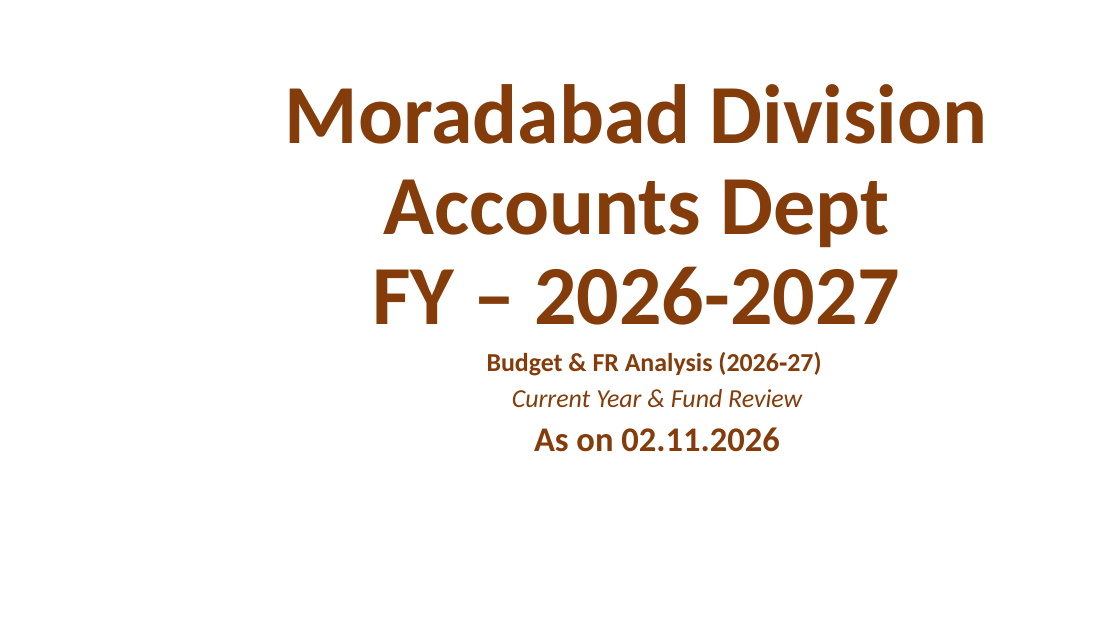
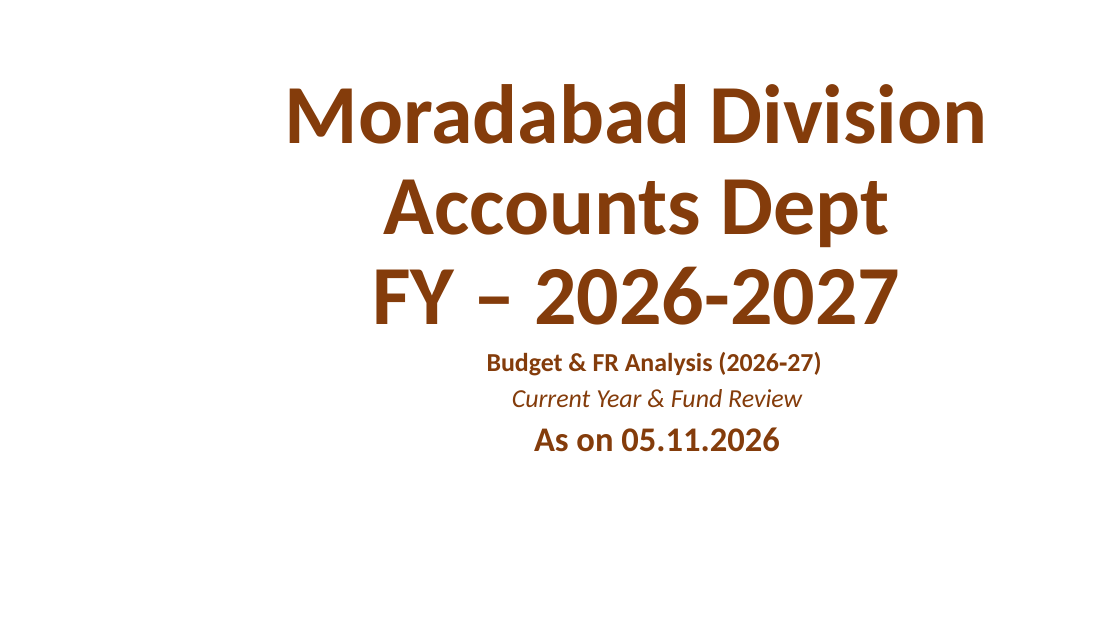
Before and after one commit to girishtiwari007/MB-BUDGET, a slide deck: slide 1 of exports/Moradabad_Division_DRM_PPT_With_Yearly_Comparison.pptx. Drawn at 1120x630 pixels with LibreOffice and Linux fonts; fonts in the diff are those of the drawing. Boxes give left, top, right and bottom in pixels: in the first picture for what was removed or moved away, otherwise in the second. Text is boxed around its words. In the diff, an @@ line names an element or a change of style, - is before the commit and + after.

```diff
--- a/exports/Moradabad_Division_DRM_PPT_With_Yearly_Comparison.pptx
+++ b/exports/Moradabad_Division_DRM_PPT_With_Yearly_Comparison.pptx
@@ subtitle at (x1=534, y1=427, x2=779, y2=452): text changed @@
-As on 02.11.2026
+As on 05.11.2026
```
Also in this commit, not shown: 24 other files.
